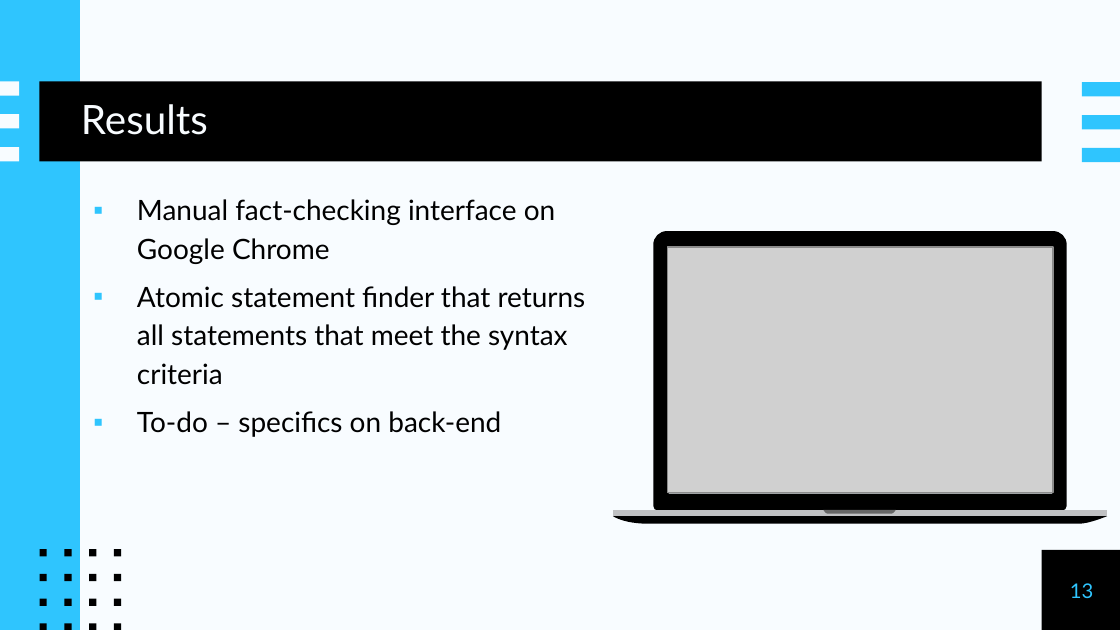
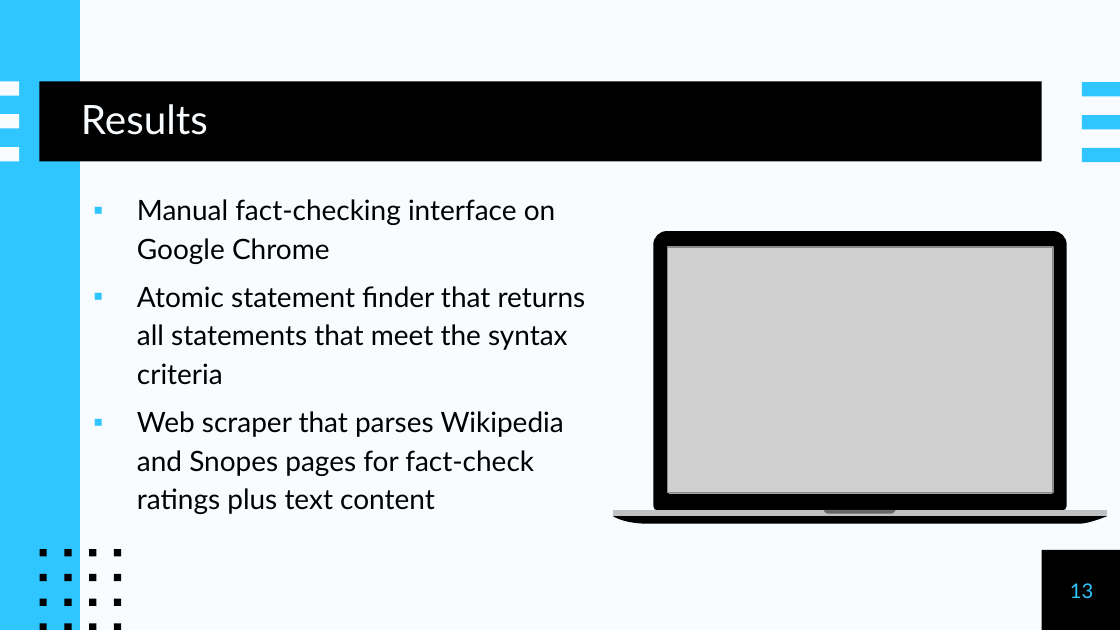
Before and after one commit to anease/senior-design, a slide deck: slide 13 of DeceptionDetective.pptx. Drawn at 1120x630 pixels with LibreOffice and Linux fonts; fonts in the diff are those of the drawing; grey boxes stand for pictures. Boxes give left, top, right and bottom in pixels: in the first picture for what was removed or moved away, otherwise in the second. Text is boxed around its words. In the diff, an @@ line names an element or a change of style, - is before the commit and + after.

```diff
--- a/DeceptionDetective.pptx
+++ b/DeceptionDetective.pptx
@@ text at (137,411,564,514): text changed @@
-▪ To-do – specifics on back-end
+▪ Web scraper that parses Wikipedia and Snopes pages for fact-check ratings plus text content
```
Also in this commit, not shown: 3 other slides changed, 3 other files.
